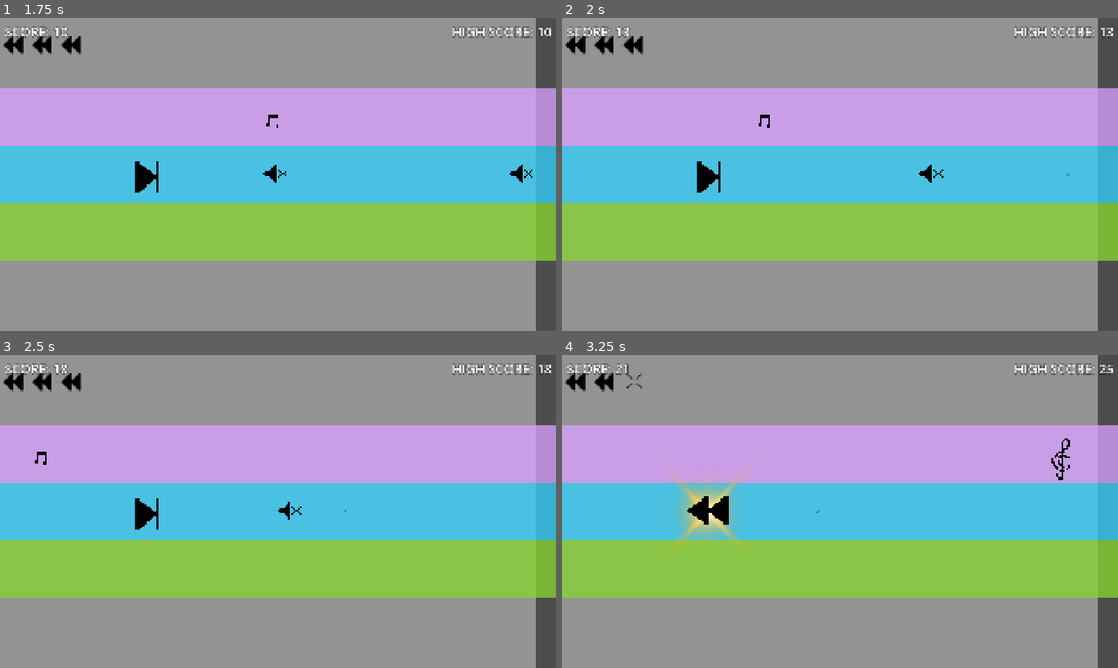
Above: before the commit, frames 1-4 (two rows, left to right).
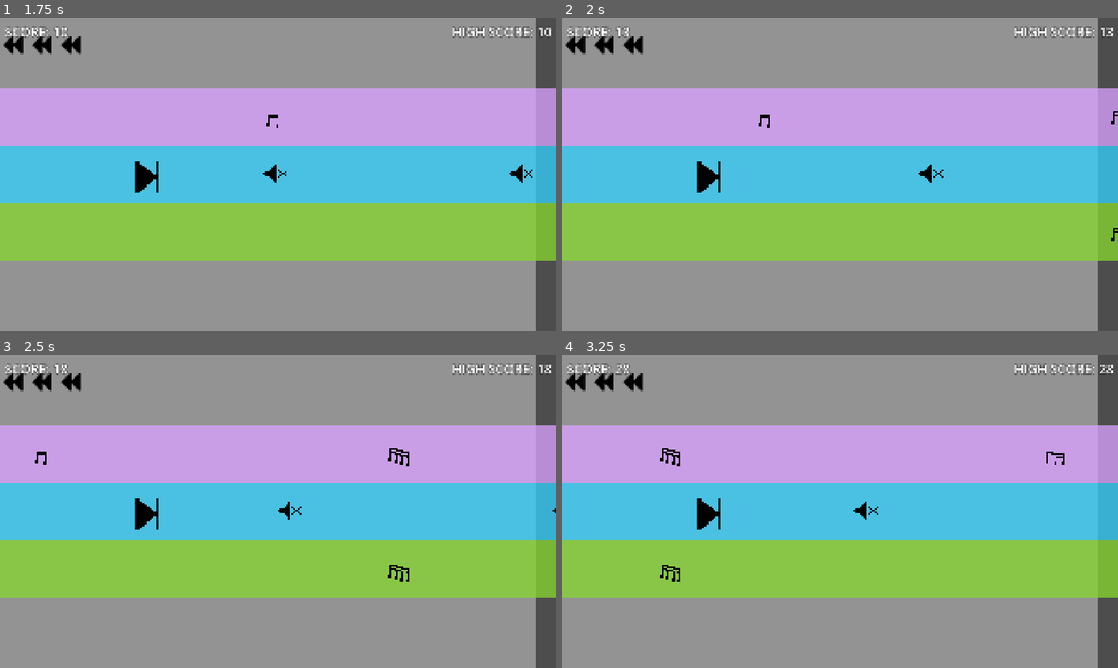
Above: after the commit, the same moments.

Repository: chorwat2137/haven-2026
Game: Godot game, scene res://scenes/main.tscn
Same seed, same stepped clock (60 frames per second), same inputs: the game is played once before the commit and once after it.
Inputs:
- Up to frame 1 (1.75 s): tap Enter (ui_accept) at 0.5, 0.77, 1.52 s; hold Right (ui_right) from 0.53 s (still down); tap Space (shoot) at 0.6, 1.35 s
- Up to frame 2 (2 s): keep holding Right (ui_right)
- Up to frame 3 (2.5 s): release Right (ui_right) at 2.03 s; hold Left (ui_left) from 2.03 s (still down); tap Space (shoot) at 2.1 s
- Up to frame 4 (3.25 s): release Left (ui_left) at 2.78 s; hold Right (ui_right) from 2.78 s (still down); tap Space (shoot) at 2.85 s; tap Enter (ui_accept) at 3.02 s

Frame 1 is identical in both runs. In frame 2, less than 0.1% of the frame differs, in the area x 90-100%, y 29-72%; in frame 3, 0.2%; in frame 4, 2.1%, in the area x 10-100%, y 3-73%.

Commit message:
animacje update

Diff:
--- a/scenes/triola.tscn
+++ b/scenes/triola.tscn
@@ -65,3 +65,5 @@
 scale = Vector2(1.1, 1.1)
 sprite_frames = SubResource("SpriteFrames_i46ry")
 animation = &"death"
+
+[node name="Timer" type="Timer" parent="." unique_id=1818620675]
--- a/scripts/sp_1.gd
+++ b/scripts/sp_1.gd
@@ -3,7 +3,7 @@
 var timer_disappear = Timer.new()
 
 func _ready() -> void:
-	timer_disappear.wait_time = 0.5
+	timer_disappear.wait_time = 0.05
 	timer_disappear.timeout.connect(make_inivisible)
 	add_child(timer_disappear)
 
--- a/scripts/triola.gd
+++ b/scripts/triola.gd
@@ -1,14 +1,27 @@
 extends Area2D
 
 var rng = RandomNumberGenerator.new()
+var timer_disappear = Timer.new()
 
 func _ready() -> void:
 	var random = rng.randi_range(1, 8)
 	print(random)
+	timer_disappear.wait_time = 0.05
+	timer_disappear.timeout.connect(make_inivisible)
+	add_child(timer_disappear)
 
 	var file = "res://gfx/enemy/%d.png" % random
 	$Sprite2D.texture = load(file)
 
+func die():
+	timer_disappear.start()
+	$Sprite2D.visible = false
+	$AnimatedSprite2D.visible = true
+	$AnimatedSprite2D.play("death")
+
+func make_inivisible():
+	$AnimatedSprite2D.visible = false
+	self.queue_free()
 
 func _process(_delta: float) -> void:
 	pass
